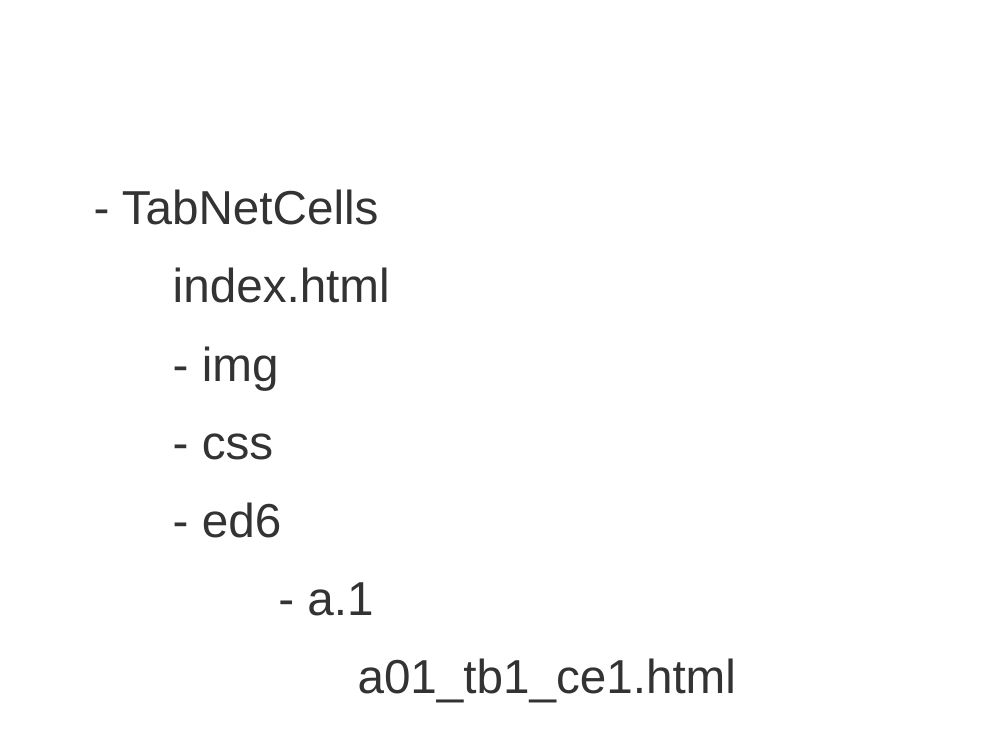
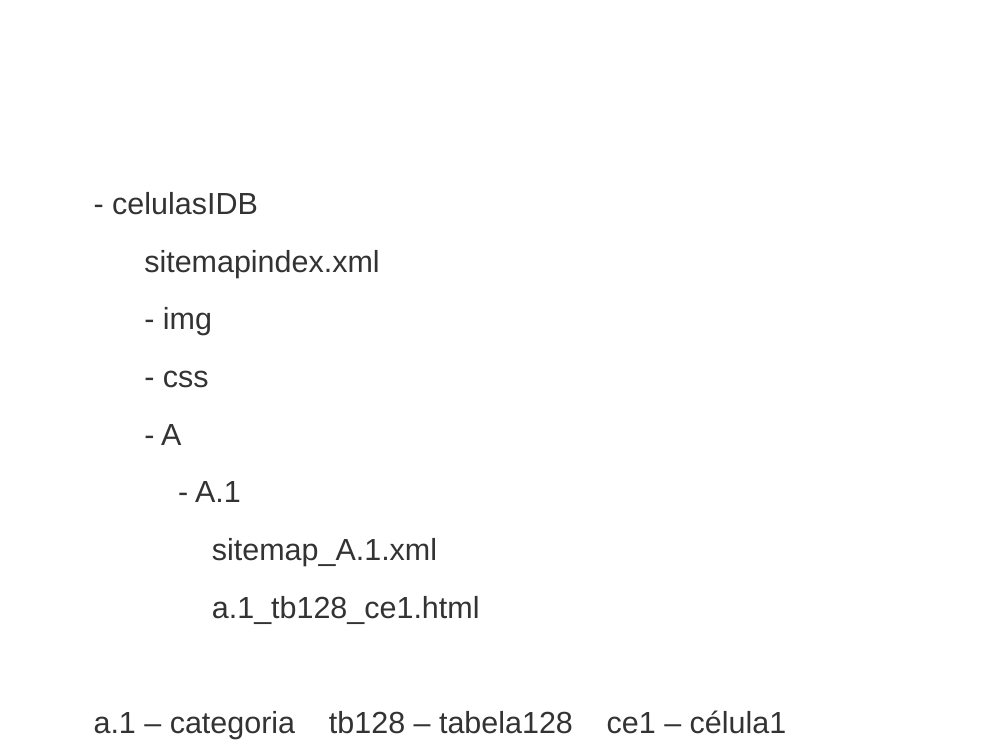
Before and after one commit to bireme/TabNetCells, a slide deck: slide 4 of apresentação.odp. Drawn at 1008x756 pixels with LibreOffice and Linux fonts; fonts in the diff are those of the drawing; background and template pictures are left out. Boxes give left, top, right and bottom in pixels: in the first picture for what was removed or moved away, otherwise in the second. Text is boxed around its words. In the diff, an @@ line names an element or a change of style, - is before the commit and + after.

```diff
--- a/apresentação.odp
+++ b/apresentação.odp
@@ text "- celulasIDB": place and size @@
-text "- celulasIDB" at (122, 189, 736, 703)
+text "- celulasIDB" at (94, 192, 787, 739)
@@ text at (112, 192, 379, 278): text changed; size 37.5 to 24 pt @@
-- TabNetCells
-index.html
+- celulasIDB
+sitemapindex.xml
@@ text at (163, 307, 212, 388): size 37.5 to 24 pt in "- img", "- css" @@
@@ text at (94, 424, 787, 739): text changed @@
-- ed6
-- a.1
-a01_tb1_ce1.html
-a01 – categoria tb1 – tabela1 ce1 – célula1
+- A
+- A.1
+sitemap_A.1.xml
+a.1_tb128_ce1.html
+a.1 – categoria tb128 – tabela128 ce1 – célula1
```
Also in this commit, not shown: 1 other slide changed, 11 other files.
